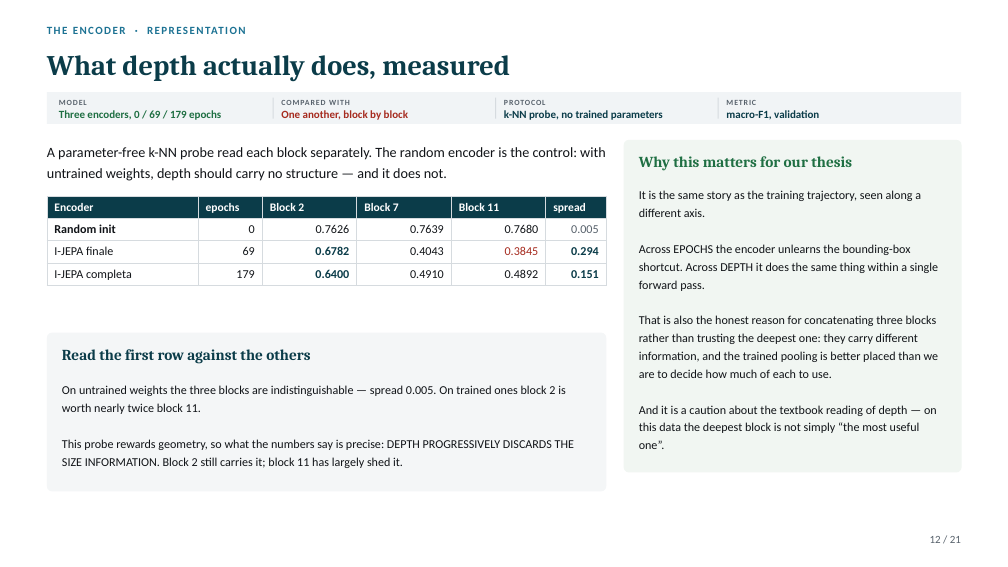
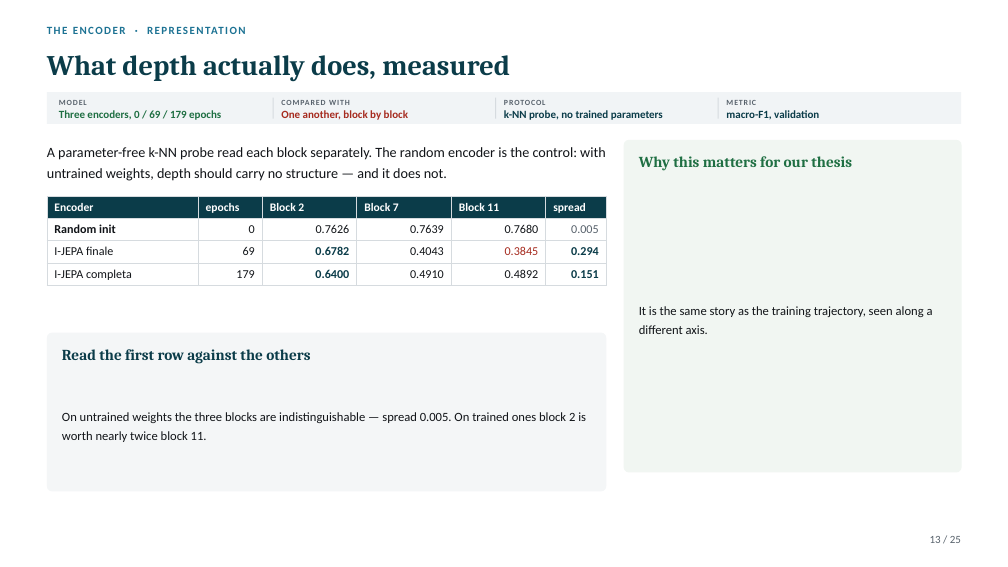
Before and after one commit to Gennaro-finance/Computer_Vision, a slide deck: slide 13 of Project8_CV_2025-2026.pptx (slide 12 before the commit). Drawn at 1008x567 pixels with LibreOffice and Linux fonts; fonts in the diff are those of the drawing. Boxes give left, top, right and bottom in pixels: in the first picture for what was removed or moved away, otherwise in the second. Text is boxed around its words. In the diff, an @@ line names an element or a change of style, - is before the commit and + after.

```diff
--- a/Project8_CV_2025-2026.pptx
+++ b/Project8_CV_2025-2026.pptx
@@ text "It is the same story ..." at [639,306,933,334]: size 11.5 to 12 pt; line spacing 17pt to 18pt @@
@@ text at [639,244,939,449]: paragraphs removed @@
-Across EPOCHS the encoder unlearns the bounding-box shortcut. Across DEPTH it does the same thing within a single forward pass.
-That is also the honest reason for concatenating three blocks rather than trusting the deepest one: they carry different information, and the trained pooling is better placed than we are to decide how much of each to use.
-And it is a caution about the textbook reading of depth — on this data the deepest block is not simply “the most useful one”.
@@ text "On untrained weights the three ..." at [62,412,586,442]: size 11.5 to 12 pt; line spacing 17pt to 18pt @@
@@ text at [62,439,574,468]: paragraph removed @@
-This probe rewards geometry, so what the numbers say is precise: DEPTH PROGRESSIVELY DISCARDS THE SIZE INFORMATION. Block 2 still carries it; block 11 has largely shed it.
@@ text at [930,536,961,543]: text changed @@
-12 / 21
+13 / 25
```
Also in this commit, not shown: 20 other slides changed, 4 slides added, 1 other file.
